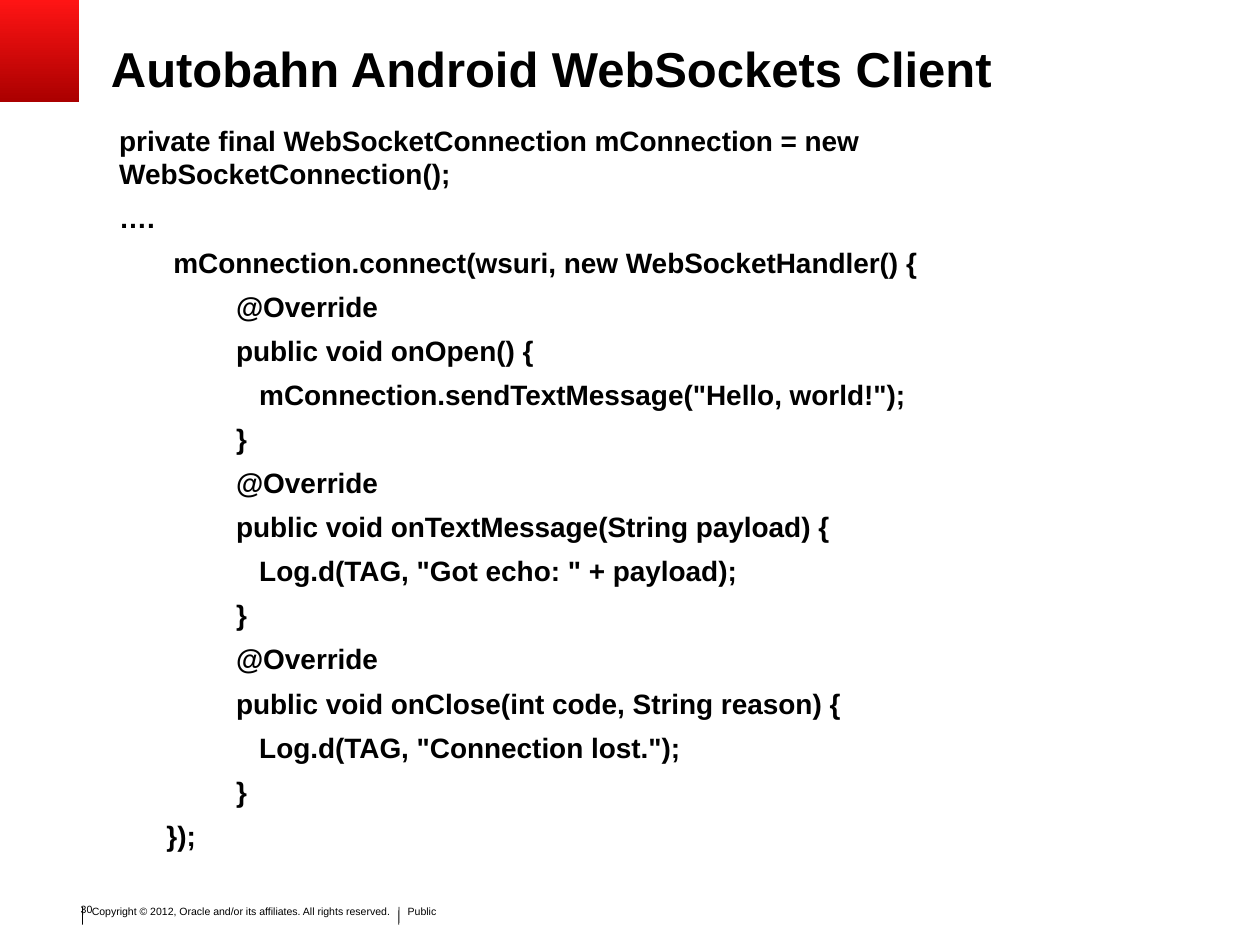
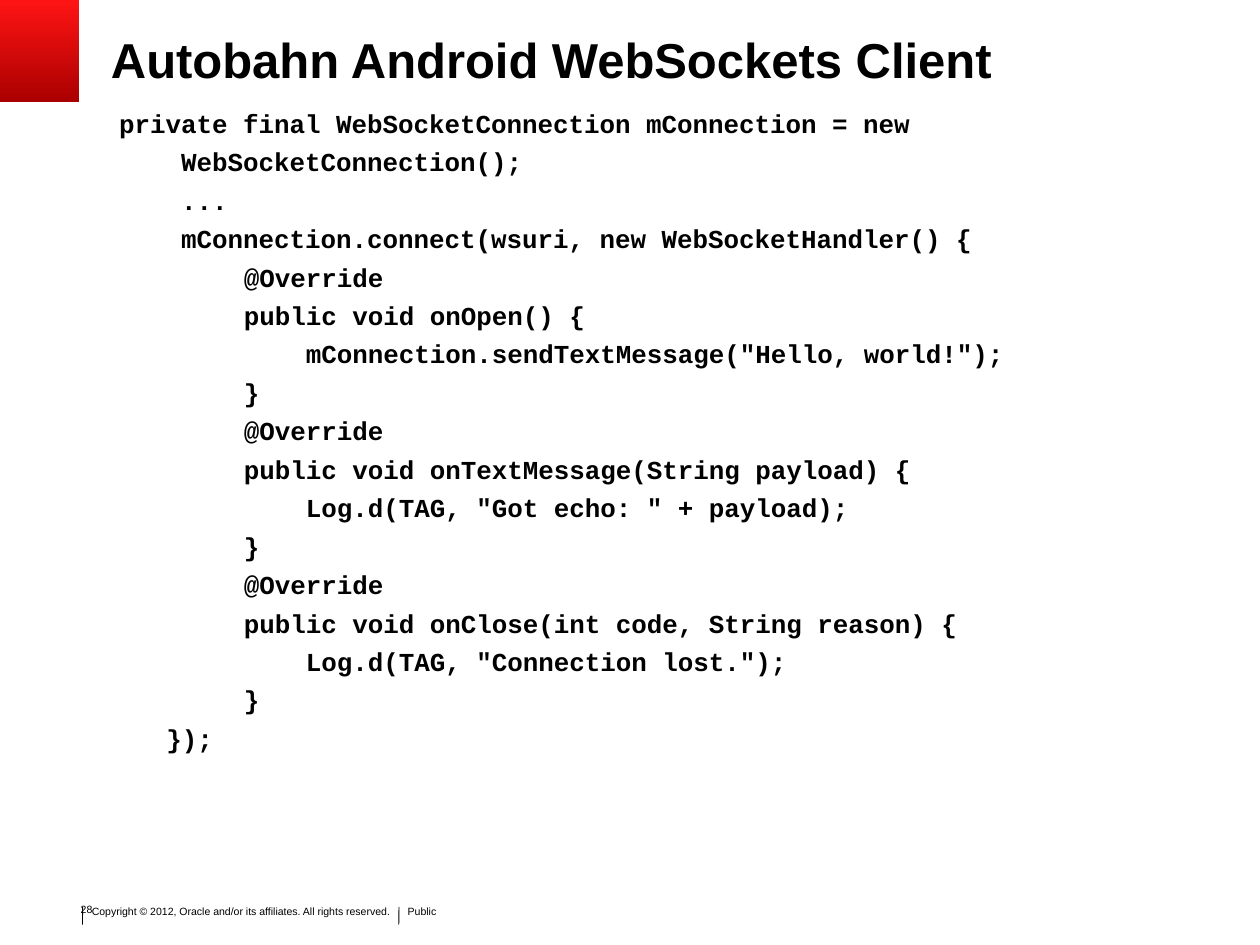
Before and after one commit to SoryBalde/javaee-mobile, a slide deck: slide 28 of javaee_mobile.ppt (slide 30 before the commit). Drawn at 1260x945 pixels with LibreOffice and Linux fonts; fonts in the diff are those of the drawing; background and template pictures are left out. Boxes give left, top, right and bottom in pixels: in the first picture for what was removed or moved away, otherwise in the second. Text is boxed around its words. In the diff, an @@ line names an element or a change of style, - is before the commit and + after.

```diff
--- a/javaee_mobile.ppt
+++ b/javaee_mobile.ppt
@@ title "Autobahn Android WebSockets Client": place and size @@
-title "Autobahn Android WebSockets Client" at <box>111,51,992,88</box>
+title "Autobahn Android WebSockets Client" at <box>111,42,992,79</box>
@@ text "private final WebSocketConnection mConnection = ...": place and size @@
-text "private final WebSocketConnection mConnection = ..." at <box>119,130,905,763</box>
+text "private final WebSocketConnection mConnection = ..." at <box>119,114,1003,677</box>
@@ text at <box>119,114,910,177</box>: text changed; size 16 to 14.8 pt; font Arial to Courier New @@
-private final WebSocketConnection mConnection = new WebSocketConnection();
-….
+private final WebSocketConnection mConnection = new
+WebSocketConnection();
+...
@@ text at <box>181,229,1003,677</box>: size 16 to 14.8 pt, font Arial to Courier New in "mConnection.connect(wsuri, new WebSocketHandler() {", "@Override", "public void onOpen() {", "mConnection.sendTextMessage("Hello, world!");" and 10 more places; line spacing 1 to 0.9 @@
@@ page number at <box>81,905,93,916</box>: text changed @@
-30
+28
```
Also in this commit, not shown: 31 other slides changed, 6 slides added, 6 slides removed.
